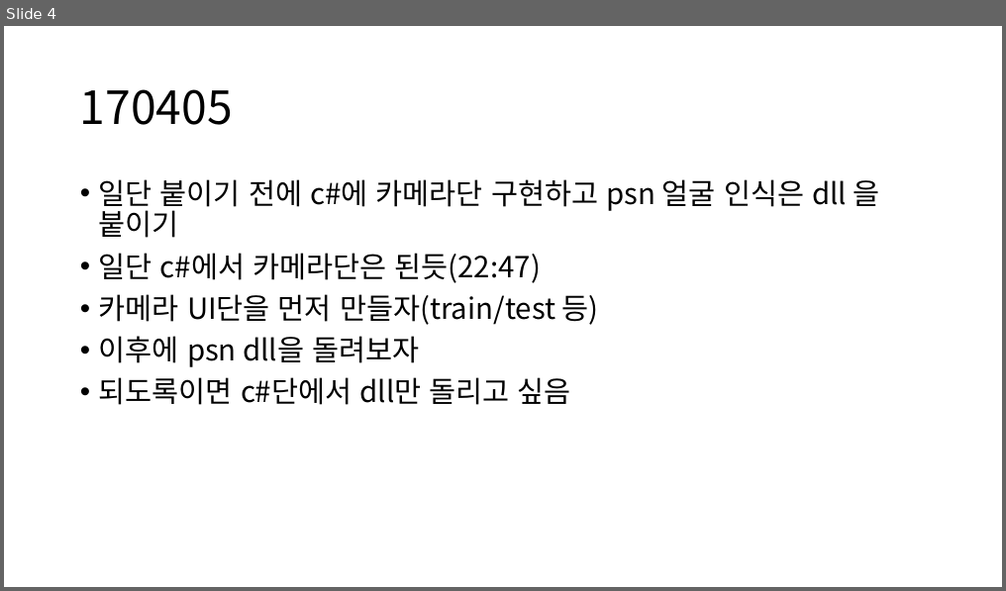
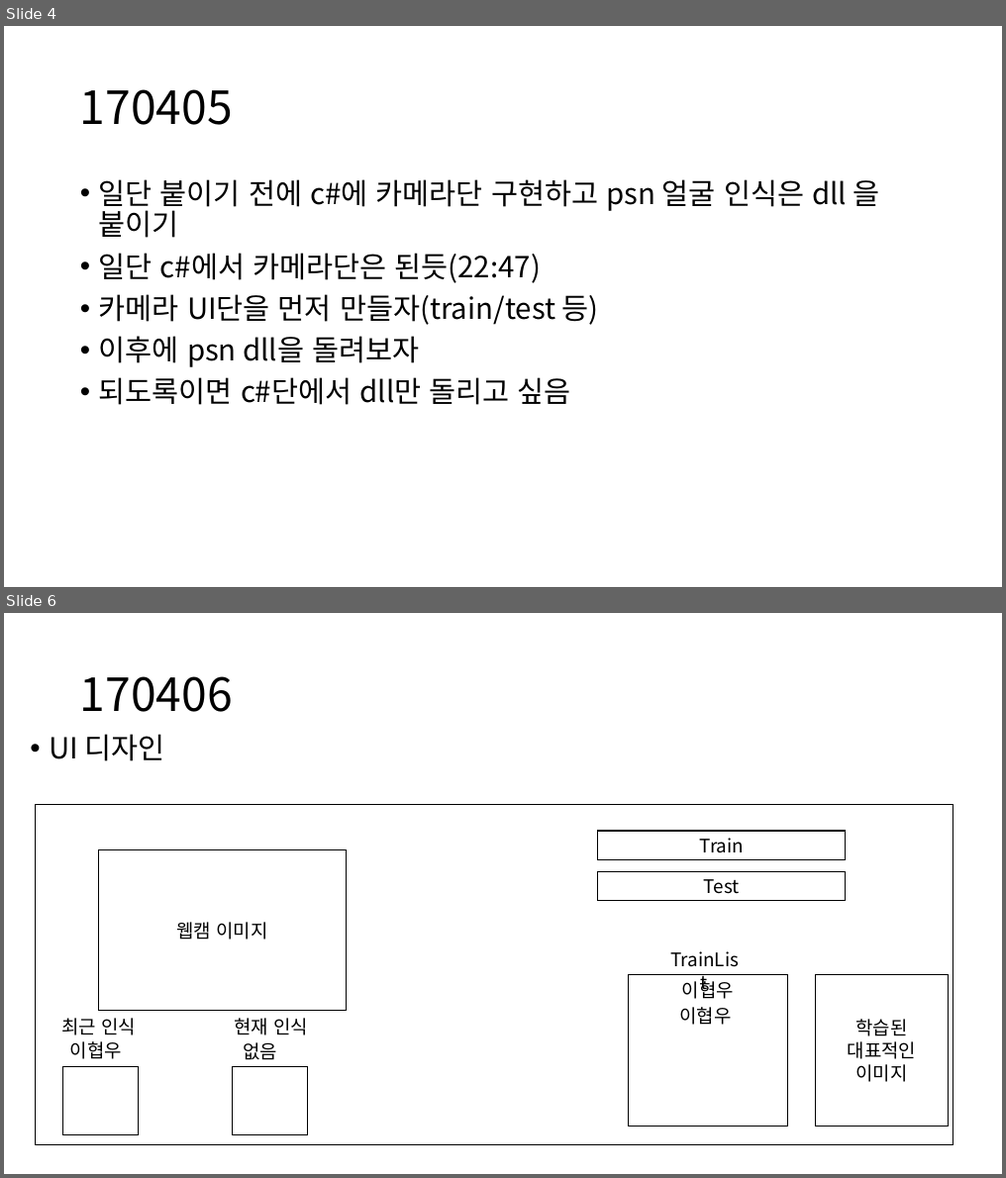
Before and after one commit to opo6954/AMI_REMASTER, a slide deck: 170405 AMI 얼굴인식모듈 개발.pptx. Shown one above the other, each under a label of ours: slide 4 before the commit, slides 4 and 6 after it; the slides between them are not shown. The pictures are 1006x591 and 1006x1178 pixels, drawn with LibreOffice and Linux fonts; fonts in the diff are those of the drawing. Boxes give left, top, right and bottom in pixels: in the first picture for what was removed or moved away, otherwise in the second. Text is boxed around its words. In the diff, an @@ line names an element or a change of style, - is before the commit and + after.

```diff
--- a/170405 AMI 얼굴인식모듈 개발.pptx
+++ b/170405 AMI 얼굴인식모듈 개발.pptx
@@ slide 6 added at (4,613,1002,1174), background #FFFFFF @@
@@ title added at (80,676,233,712), 44 pt, text #000000 @@
+170406
@@ text added at (49,734,165,761), 28 pt, text #000000 @@
+• UI 디자인
@@ rectangle added at (36,805,953,1146), outline #000000 1 pt @@
@@ rectangle added at (598,831,846,861), outline #000000 1 pt, 18 pt, text #000000 @@
+Train
@@ rectangle added at (98,851,347,1011), outline #000000 1 pt, 18 pt, text #000000 @@
+웹캠 이미지
@@ rectangle added at (598,872,846,901), outline #000000 1 pt, 18 pt, text #000000 @@
+Test
@@ text added at (662,945,746,974), 18 pt, text #000000 @@
+TrainList
@@ rectangle added at (629,975,788,1127), outline #000000 1 pt @@
@@ text added at (682,977,734,999), 18 pt, text #000000 @@
+이협우
@@ rectangle added at (816,975,948,1127), outline #000000 1 pt, 18 pt, text #000000 @@
+학습된 대표적인 이미지
@@ text added at (61,1018,136,1036), 18 pt, text #000000 @@
+최근 인식
@@ text added at (234,1018,308,1036), 18 pt, text #000000 @@
+현재 인식
@@ text added at (679,1007,731,1025), 18 pt, text #000000 @@
+이협우
@@ text added at (70,1042,122,1059), 18 pt, text #000000 @@
+이협우
@@ text added at (243,1043,277,1060), 18 pt, text #000000 @@
+없음
@@ rectangle added at (63,1067,138,1136), outline #000000 1 pt @@
@@ rectangle added at (233,1067,307,1136), outline #000000 1 pt @@
```
Also in this commit, not shown: 1 other slide added, 14 other files.
